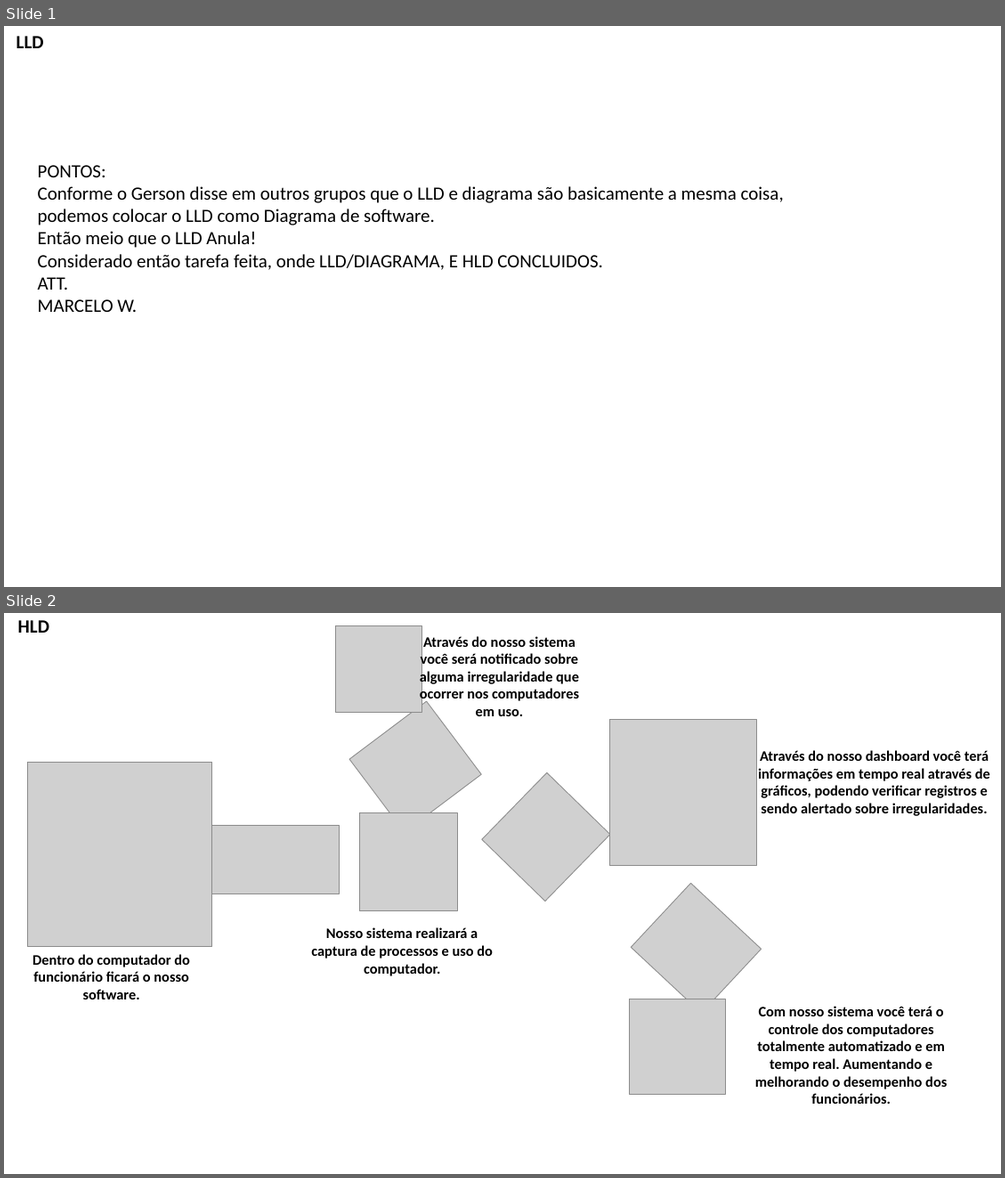
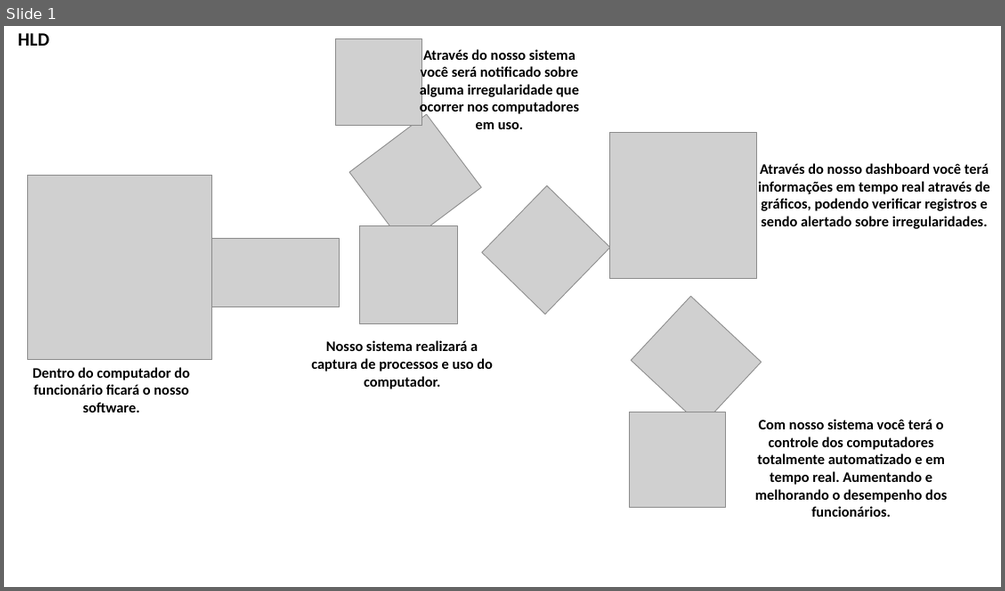
Before and after one commit to BandTec/grupo-07-adsa-20201, a slide deck: Documentação/HLD.LLD.DIAGRAMA.pptx. Shown one above the other, each under a label of ours: slides 1 and 2 before the commit, slide 1 after it. The pictures are 1005x1178 and 1005x591 pixels, drawn with LibreOffice and Linux fonts; fonts in the diff are those of the drawing; grey boxes stand for pictures. Boxes give left, top, right and bottom in pixels: in the first picture for what was removed or moved away, otherwise in the second. Text is boxed around its words. In the diff, an @@ line names an element or a change of style, - is before the commit and + after.

Commit message:
lld att v1

```diff
--- a/Documentação/HLD.LLD.DIAGRAMA.pptx
+++ b/Documentação/HLD.LLD.DIAGRAMA.pptx
@@ slide 1 removed at bbox=[4, 26, 1001, 587], background #FFFFFF @@
@@ text removed at bbox=[16, 36, 44, 48] @@
-LLD
@@ text removed at bbox=[38, 165, 784, 312] @@
-PONTOS:
-Conforme o Gerson disse em outros grupos que o LLD e diagrama são basicamente a mesma coisa, podemos colocar o LLD como Diagrama de software.
-Então meio que o LLD Anula!
-Considerado então tarefa feita, onde LLD/DIAGRAMA, E HLD CONCLUIDOS.
-ATT.
-MARCELO W.
@@ what was slide 2 is now slide 1 @@
```
Also in this commit, not shown: 2 slides changed.
